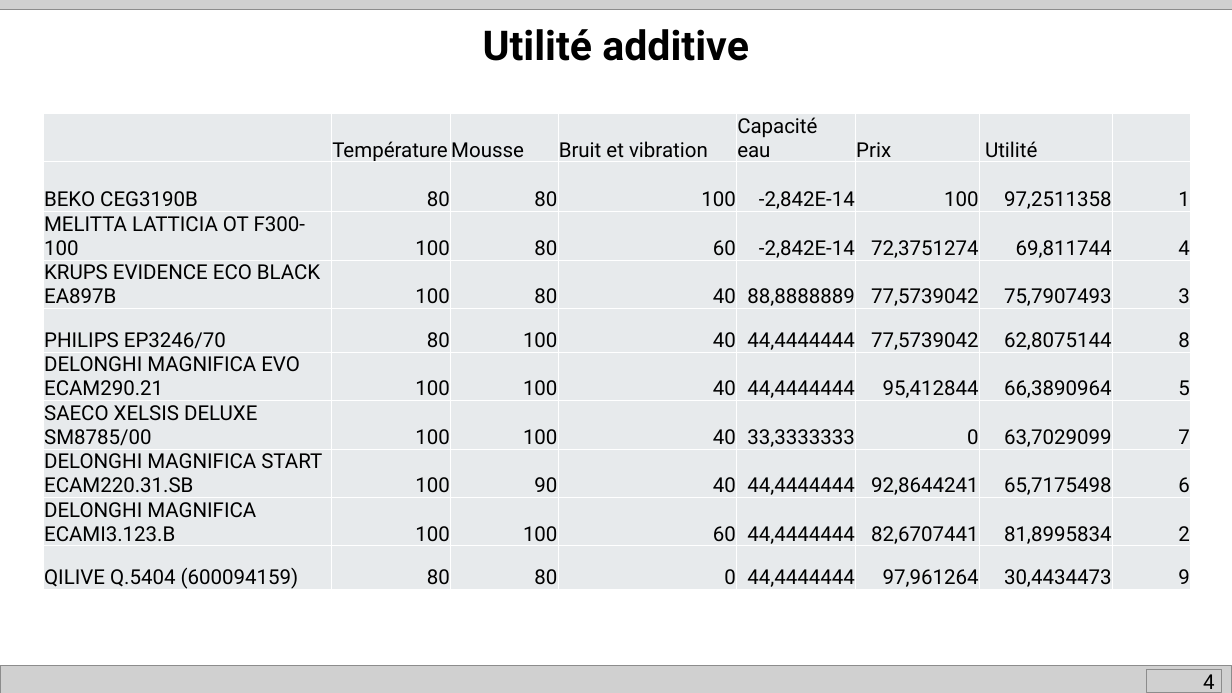
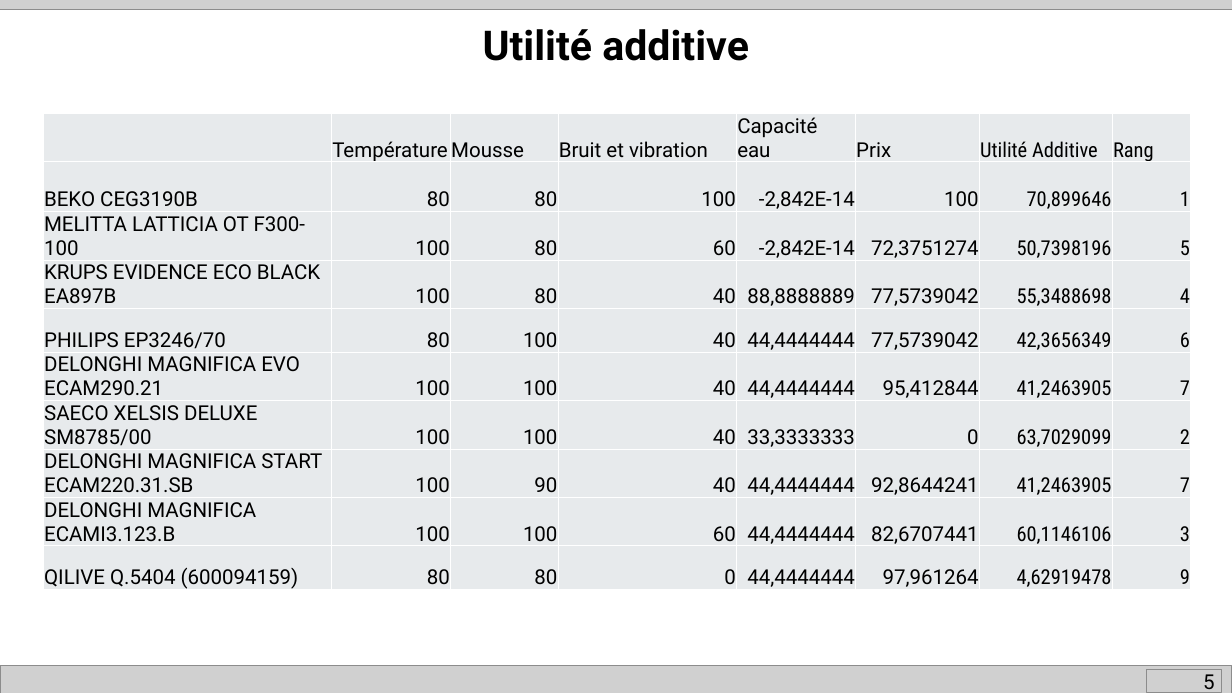
Before and after one commit to NoFOUC/projetaidmulticrit, a slide deck: slide 6 of Présentation.pptx (slide 5 before the commit). Drawn at 1232x693 pixels with LibreOffice and Linux fonts; fonts in the diff are those of the drawing; grey boxes stand for pictures. Boxes give left, top, right and bottom in pixels: in the first picture for what was removed or moved away, otherwise in the second. Text is boxed around its words. In the diff, an @@ line names an element or a change of style, - is before the commit and + after.

```diff
--- a/Présentation.pptx
+++ b/Présentation.pptx
@@ table at (x1=43, y1=114, x2=1191, y2=594) @@
-row 1, column 7: Utilité
+row 1, column 7: Utilité Additive
-row 1, column 8: 
+row 1, column 8: Rang
-row 2, column 7: 97,2511358
+row 2, column 7: 70,899646
-row 3, column 7: 69,811744
+row 3, column 7: 50,7398196
-row 3, column 8: 4
+row 3, column 8: 5
-row 4, column 7: 75,7907493
+row 4, column 7: 55,3488698
-row 4, column 8: 3
+row 4, column 8: 4
-row 5, column 7: 62,8075144
+row 5, column 7: 42,3656349
-row 5, column 8: 8
+row 5, column 8: 6
-row 6, column 7: 66,3890964
+row 6, column 7: 41,2463905
-row 6, column 8: 5
+row 6, column 8: 7
-row 7, column 8: 7
+row 7, column 8: 2
-row 8, column 7: 65,7175498
+row 8, column 7: 41,2463905
-row 8, column 8: 6
+row 8, column 8: 7
-row 9, column 7: 81,8995834
+row 9, column 7: 60,1146106
-row 9, column 8: 2
+row 9, column 8: 3
-row 10, column 7: 30,4434473
+row 10, column 7: 4,62919478
@@ font Roboto to Roboto Condensed in "1", "63,7029099", "9" @@
@@ page number at (x1=1203, y1=674, x2=1215, y2=693): text changed @@
-4
+5
```
Also in this commit, not shown: 2 other slides changed, 2 slides added, 1 slide removed.
